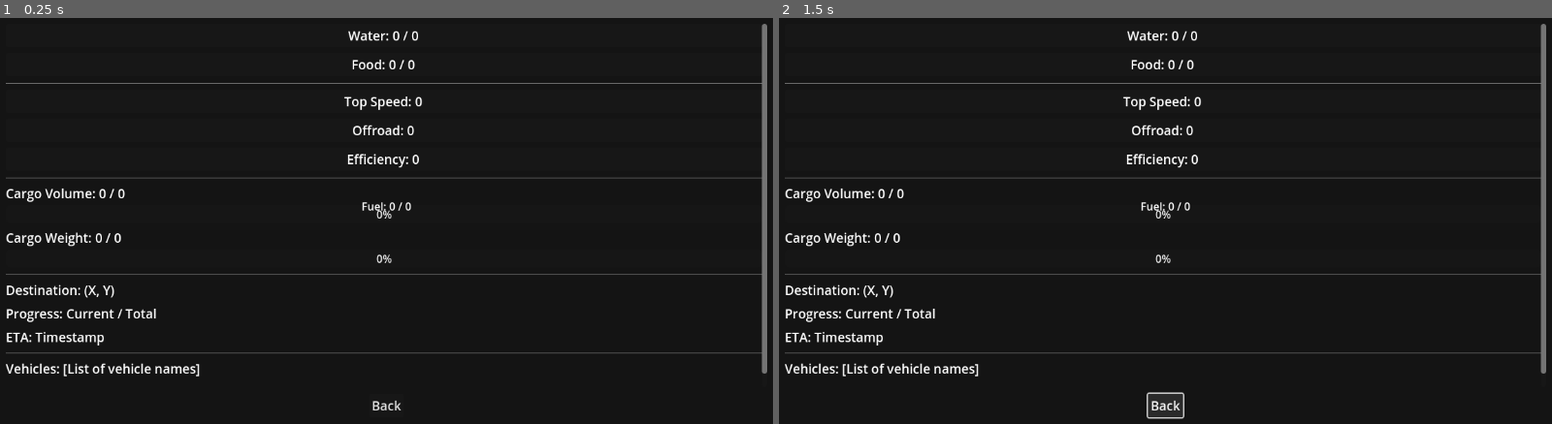
Above: before the commit, frames 1-2 (left to right).
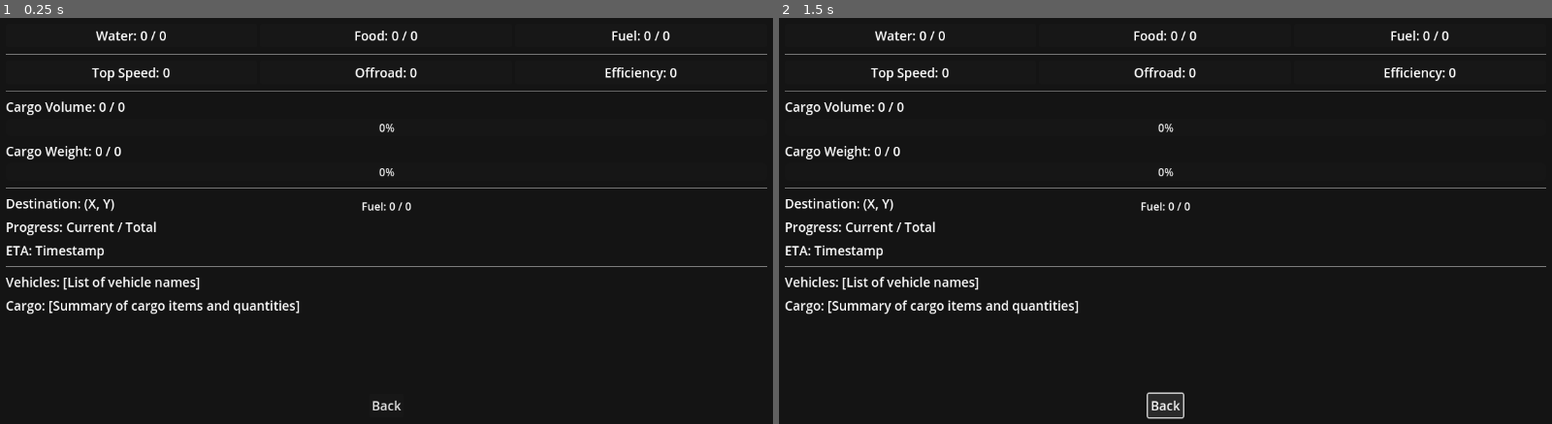
Above: after the commit, the same moments.

Repository: OoriData/DF_Godot
Game: Godot game, scene res://Scenes/ConvoyMenu.tscn
The game is run twice, just before and just after one commit, with the same random seed, the same clock (stepped at 60 frames per second) and the same inputs. This scene is started directly instead of the project's main scene.
Inputs (mouse positions are in pixels of both pictures, inside the frame that each line leads up to):
- Up to frame 1 (0.25 s): no input
- Up to frame 2 (1.5 s): tap Enter at 0.5 s; move the mouse to (1335, 184) at 0.52 s; click (1335, 184) at 0.67 s; click "Back" at 1.25 s

The runs differ from the first frame. In frame 1, 6.7% of the frame differs, in the area x 0-100%, y 1-89%; in frame 2, 6.7%.

Commit message:
Menu Visual Update

Diff:
--- a/Scenes/ConvoyMenu.tscn
+++ b/Scenes/ConvoyMenu.tscn
@@ -47,11 +47,15 @@
 size_flags_vertical = 3
 theme_override_constants/separation = 8
 
-[node name="WaterBox" type="Panel" parent="MainVBox/ScrollContainer/ContentVBox"]
-custom_minimum_size = Vector2(0, 35)
-layout_mode = 2
-
-[node name="WaterTextLabel" type="Label" parent="MainVBox/ScrollContainer/ContentVBox/WaterBox"]
+[node name="ResourceStatsHBox" type="HBoxContainer" parent="MainVBox/ScrollContainer/ContentVBox"]
+layout_mode = 2
+
+[node name="WaterBox" type="Panel" parent="MainVBox/ScrollContainer/ContentVBox/ResourceStatsHBox"]
+custom_minimum_size = Vector2(0, 35)
+layout_mode = 2
+size_flags_horizontal = 3
+
+[node name="WaterTextLabel" type="Label" parent="MainVBox/ScrollContainer/ContentVBox/ResourceStatsHBox/WaterBox"]
 layout_mode = 1
 anchors_preset = 15
 anchor_right = 1.0
@@ -62,11 +66,12 @@
 horizontal_alignment = 1
 vertical_alignment = 1
 
-[node name="FoodBox" type="Panel" parent="MainVBox/ScrollContainer/ContentVBox"]
-custom_minimum_size = Vector2(0, 35)
-layout_mode = 2
-
-[node name="FoodTextLabel" type="Label" parent="MainVBox/ScrollContainer/ContentVBox/FoodBox"]
+[node name="FoodBox" type="Panel" parent="MainVBox/ScrollContainer/ContentVBox/ResourceStatsHBox"]
+custom_minimum_size = Vector2(0, 35)
+layout_mode = 2
+size_flags_horizontal = 3
+
+[node name="FoodTextLabel" type="Label" parent="MainVBox/ScrollContainer/ContentVBox/ResourceStatsHBox/FoodBox"]
 layout_mode = 1
 anchors_preset = 15
 anchor_right = 1.0
@@ -77,14 +82,34 @@
 horizontal_alignment = 1
 vertical_alignment = 1
 
+[node name="FuelBox" type="Panel" parent="MainVBox/ScrollContainer/ContentVBox/ResourceStatsHBox"]
+custom_minimum_size = Vector2(0, 35)
+layout_mode = 2
+size_flags_horizontal = 3
+
+[node name="FuelTextLabel" type="Label" parent="MainVBox/ScrollContainer/ContentVBox/ResourceStatsHBox/FuelBox"]
+layout_mode = 1
+anchors_preset = 15
+anchor_right = 1.0
+anchor_bottom = 1.0
+grow_horizontal = 2
+grow_vertical = 2
+text = "Fuel: 0 / 0"
+horizontal_alignment = 1
+vertical_alignment = 1
+
 [node name="HSeparator2" type="HSeparator" parent="MainVBox/ScrollContainer/ContentVBox"]
 layout_mode = 2
 
-[node name="SpeedBox" type="Panel" parent="MainVBox/ScrollContainer/ContentVBox"]
-custom_minimum_size = Vector2(0, 35)
-layout_mode = 2
-
-[node name="SpeedTextLabel" type="Label" parent="MainVBox/ScrollContainer/ContentVBox/SpeedBox"]
+[node name="PerformanceStatsHBox" type="HBoxContainer" parent="MainVBox/ScrollContainer/ContentVBox"]
+layout_mode = 2
+
+[node name="SpeedBox" type="Panel" parent="MainVBox/ScrollContainer/ContentVBox/PerformanceStatsHBox"]
+custom_minimum_size = Vector2(0, 35)
+layout_mode = 2
+size_flags_horizontal = 3
+
+[node name="SpeedTextLabel" type="Label" parent="MainVBox/ScrollContainer/ContentVBox/PerformanceStatsHBox/SpeedBox"]
 layout_mode = 1
 anchors_preset = 15
 anchor_right = 1.0
@@ -95,11 +120,12 @@
 horizontal_alignment = 1
 vertical_alignment = 1
 
-[node name="OffroadBox" type="Panel" parent="MainVBox/ScrollContainer/ContentVBox"]
-custom_minimum_size = Vector2(0, 35)
-layout_mode = 2
-
-[node name="OffroadTextLabel" type="Label" parent="MainVBox/ScrollContainer/ContentVBox/OffroadBox"]
+[node name="OffroadBox" type="Panel" parent="MainVBox/ScrollContainer/ContentVBox/PerformanceStatsHBox"]
+custom_minimum_size = Vector2(0, 35)
+layout_mode = 2
+size_flags_horizontal = 3
+
+[node name="OffroadTextLabel" type="Label" parent="MainVBox/ScrollContainer/ContentVBox/PerformanceStatsHBox/OffroadBox"]
 layout_mode = 1
 anchors_preset = 15
 anchor_right = 1.0
@@ -110,11 +136,12 @@
 horizontal_alignment = 1
 vertical_alignment = 1
 
-[node name="EfficiencyBox" type="Panel" parent="MainVBox/ScrollContainer/ContentVBox"]
-custom_minimum_size = Vector2(0, 35)
-layout_mode = 2
-
-[node name="EfficiencyTextLabel" type="Label" parent="MainVBox/ScrollContainer/ContentVBox/EfficiencyBox"]
+[node name="EfficiencyBox" type="Panel" parent="MainVBox/ScrollContainer/ContentVBox/PerformanceStatsHBox"]
+custom_minimum_size = Vector2(0, 35)
+layout_mode = 2
+size_flags_horizontal = 3
+
+[node name="EfficiencyTextLabel" type="Label" parent="MainVBox/ScrollContainer/ContentVBox/PerformanceStatsHBox/EfficiencyBox"]
 layout_mode = 1
 anchors_preset = 15
 anchor_right = 1.0
--- a/Scenes/game_root.tscn
+++ b/Scenes/game_root.tscn
@@ -29,10 +29,9 @@
 script = ExtResource("2_bxsma")
 
 [node name="ConvoyListPanel" parent="MenuUILayer" instance=ExtResource("2_lkrbl")]
+anchors_preset = 1
 anchor_left = 1.0
-anchor_top = 0.0
 anchor_right = 1.0
-anchor_bottom = 0.0
 offset_left = -210.0
 offset_top = 10.0
 offset_right = -10.0
--- a/Scripts/convoy_menu.gd
+++ b/Scripts/convoy_menu.gd
@@ -19,24 +19,26 @@
 const COLOR_YELLOW: Color = Color("ffee58") # Material Yellow 400
 const COLOR_RED: Color = Color("ef5350")   # Material Red 400
 const COLOR_BOX_FONT: Color = Color("000000") # Black font for boxes for contrast
+const COLOR_PERFORMANCE_BOX_BG: Color = Color("666666") # Medium Gray
+const COLOR_PERFORMANCE_BOX_FONT: Color = Color.WHITE   # White
 
 # --- @onready vars for new labels ---
 @onready var title_label: Label = $MainVBox/TitleLabel
 
 # Resource/Stat Boxes (Panel and inner Label)
-@onready var fuel_box: Panel = $MainVBox/ScrollContainer/ContentVBox/FuelBox
-@onready var fuel_text_label: Label = $MainVBox/ScrollContainer/ContentVBox/FuelBox/FuelTextLabel
-@onready var water_box: Panel = $MainVBox/ScrollContainer/ContentVBox/WaterBox
-@onready var water_text_label: Label = $MainVBox/ScrollContainer/ContentVBox/WaterBox/WaterTextLabel
-@onready var food_box: Panel = $MainVBox/ScrollContainer/ContentVBox/FoodBox
-@onready var food_text_label: Label = $MainVBox/ScrollContainer/ContentVBox/FoodBox/FoodTextLabel
-
-@onready var speed_box: Panel = $MainVBox/ScrollContainer/ContentVBox/SpeedBox
-@onready var speed_text_label: Label = $MainVBox/ScrollContainer/ContentVBox/SpeedBox/SpeedTextLabel
-@onready var offroad_box: Panel = $MainVBox/ScrollContainer/ContentVBox/OffroadBox
-@onready var offroad_text_label: Label = $MainVBox/ScrollContainer/ContentVBox/OffroadBox/OffroadTextLabel
-@onready var efficiency_box: Panel = $MainVBox/ScrollContainer/ContentVBox/EfficiencyBox
-@onready var efficiency_text_label: Label = $MainVBox/ScrollContainer/ContentVBox/EfficiencyBox/EfficiencyTextLabel
+@onready var fuel_box: Panel = $MainVBox/ScrollContainer/ContentVBox/ResourceStatsHBox/FuelBox
+@onready var fuel_text_label: Label = $MainVBox/ScrollContainer/ContentVBox/ResourceStatsHBox/FuelBox/FuelTextLabel
+@onready var water_box: Panel = $MainVBox/ScrollContainer/ContentVBox/ResourceStatsHBox/WaterBox
+@onready var water_text_label: Label = $MainVBox/ScrollContainer/ContentVBox/ResourceStatsHBox/WaterBox/WaterTextLabel
+@onready var food_box: Panel = $MainVBox/ScrollContainer/ContentVBox/ResourceStatsHBox/FoodBox
+@onready var food_text_label: Label = $MainVBox/ScrollContainer/ContentVBox/ResourceStatsHBox/FoodBox/FoodTextLabel
+
+@onready var speed_box: Panel = $MainVBox/ScrollContainer/ContentVBox/PerformanceStatsHBox/SpeedBox
+@onready var speed_text_label: Label = $MainVBox/ScrollContainer/ContentVBox/PerformanceStatsHBox/SpeedBox/SpeedTextLabel
+@onready var offroad_box: Panel = $MainVBox/ScrollContainer/ContentVBox/PerformanceStatsHBox/OffroadBox
+@onready var offroad_text_label: Label = $MainVBox/ScrollContainer/ContentVBox/PerformanceStatsHBox/OffroadBox/OffroadTextLabel
+@onready var efficiency_box: Panel = $MainVBox/ScrollContainer/ContentVBox/PerformanceStatsHBox/EfficiencyBox
+@onready var efficiency_text_label: Label = $MainVBox/ScrollContainer/ContentVBox/PerformanceStatsHBox/EfficiencyBox/EfficiencyTextLabel
 
 # Cargo Progress Bars and Labels
 @onready var cargo_volume_text_label: Label = $MainVBox/ScrollContainer/ContentVBox/CargoVolumeContainer/CargoVolumeTextLabel
@@ -103,15 +105,15 @@
 		# Assuming these are rated 0-100 for coloring, adjust max_value if different
 		var top_speed = convoy_data_received.get("top_speed", 0.0)
 		if is_instance_valid(speed_text_label): speed_text_label.text = "Top Speed: %.1f" % top_speed
-		if is_instance_valid(speed_box): _set_resource_box_style(speed_box, speed_text_label, top_speed, 100.0) # Assuming 100 is max for coloring
+		if is_instance_valid(speed_box): _set_fixed_color_box_style(speed_box, speed_text_label, COLOR_PERFORMANCE_BOX_BG, COLOR_PERFORMANCE_BOX_FONT)
 
 		var offroad = convoy_data_received.get("offroad_capability", 0.0)
 		if is_instance_valid(offroad_text_label): offroad_text_label.text = "Offroad: %.1f" % offroad
-		if is_instance_valid(offroad_box): _set_resource_box_style(offroad_box, offroad_text_label, offroad, 100.0) # Assuming 100 is max
+		if is_instance_valid(offroad_box): _set_fixed_color_box_style(offroad_box, offroad_text_label, COLOR_PERFORMANCE_BOX_BG, COLOR_PERFORMANCE_BOX_FONT)
 
 		var efficiency = convoy_data_received.get("efficiency", 0.0)
 		if is_instance_valid(efficiency_text_label): efficiency_text_label.text = "Efficiency: %.1f" % efficiency
-		if is_instance_valid(efficiency_box): _set_resource_box_style(efficiency_box, efficiency_text_label, efficiency, 100.0) # Assuming 100 is max
+		if is_instance_valid(efficiency_box): _set_fixed_color_box_style(efficiency_box, efficiency_text_label, COLOR_PERFORMANCE_BOX_BG, COLOR_PERFORMANCE_BOX_FONT)
 
 		# --- Cargo Volume and Weight Bars ---
 		if is_instance_valid(cargo_volume_text_label) and is_instance_valid(cargo_volume_bar):
@@ -185,6 +187,20 @@
 	panel_node.add_theme_stylebox_override("panel", style_box)
 	label_node.add_theme_color_override("font_color", COLOR_BOX_FONT)
 
+func _set_fixed_color_box_style(panel_node: Panel, label_node: Label, p_bg_color: Color, p_font_color: Color):
+	if not is_instance_valid(panel_node) or not is_instance_valid(label_node):
+		return
+
+	var style_box = StyleBoxFlat.new()
+	style_box.bg_color = p_bg_color
+	style_box.corner_radius_top_left = 3
+	style_box.corner_radius_top_right = 3
+	style_box.corner_radius_bottom_left = 3
+	style_box.corner_radius_bottom_right = 3
+	panel_node.add_theme_stylebox_override("panel", style_box)
+	label_node.add_theme_color_override("font_color", p_font_color)
+
+
 func _set_progressbar_style(progressbar_node: ProgressBar, current_value: float, max_value: float):
 	if not is_instance_valid(progressbar_node):
 		return
